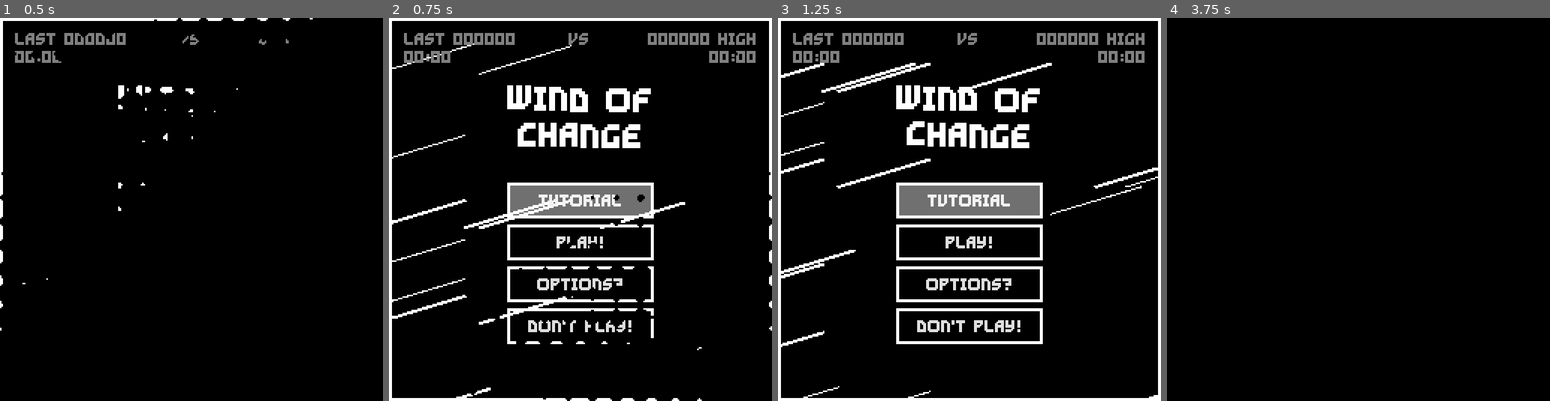
Above: before the commit, frames 1-4 (left to right).
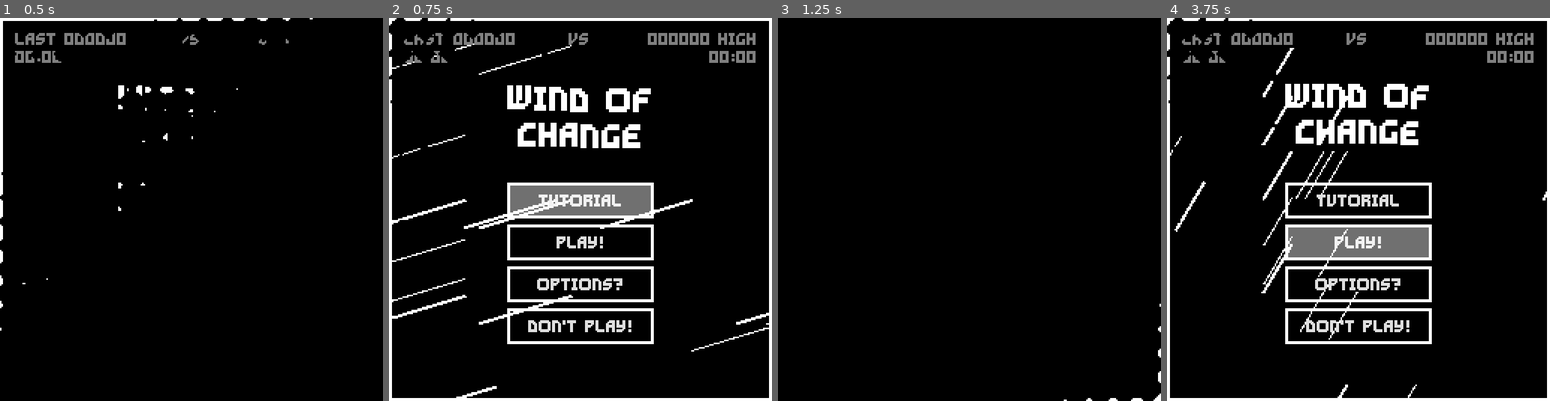
Above: after the commit, the same moments.

Repository: Ayabee527/mini-jam-155-wind
Game: Godot game, scene res://main_menu/main_menu.tscn
Same seed, same stepped clock (60 frames per second), same inputs: the game is played once before the commit and once after it.
Inputs (mouse positions are in pixels of both pictures, inside the frame that each line leads up to):
- Up to frame 1 (0.5 s): no input
- Up to frame 2 (0.75 s): click "TUTORIAL" at 0.5 s
- Up to frame 3 (1.25 s): no input
- Up to frame 4 (3.75 s): click "OPTIONS?" at 1.25 s; click (1228, 63) at 2 s, where only the run after the commit has a clickable "BACK"; click "BACK" at 2.75 s; click (1358, 243) at 3.5 s, where only the run after the commit has a clickable "PLAY!"

Frame 1 is identical in both runs. In frame 2, 1.8% of the frame differs, in the area x 0-100%, y 0-100%; in frame 3, 16%; in frame 4, 15%.

Commit message:
tutorial

Diff:
--- a/game/goal/hazards/bomb/bomb.gd
+++ b/game/goal/hazards/bomb/bomb.gd
@@ -15,6 +15,8 @@
 func _ready() -> void:
 	wind_momma = get_tree().get_first_node_in_group("wind_momma")
 	wind_momma.wind_updated.connect(update_wind)
+
+	add_constant_central_force(wind_momma.wind_direction * wind_momma.wind_speed)
 
 	angular_velocity = randf_range(-TAU, TAU)
 
--- a/game/goal/hazards/bullet/bullet.gd
+++ b/game/goal/hazards/bullet/bullet.gd
@@ -18,6 +18,8 @@
 func _ready() -> void:
 	wind_momma = get_tree().get_first_node_in_group("wind_momma")
 	wind_momma.wind_updated.connect(update_wind)
+
+	add_constant_central_force(wind_momma.wind_direction * wind_momma.wind_speed)
 
 	angular_velocity = randf_range(-TAU, TAU)
 	modulate.a = 0.5
--- a/game/goal/hazards/saw/saw.gd
+++ b/game/goal/hazards/saw/saw.gd
@@ -21,6 +21,8 @@
 	player = get_tree().get_first_node_in_group("player")
 	wind_momma = get_tree().get_first_node_in_group("wind_momma")
 	wind_momma.wind_updated.connect(update_wind)
+
+	add_constant_central_force(wind_momma.wind_direction * wind_momma.wind_speed)
 
 	angular_velocity = randf_range(-TAU, TAU)
 	modulate.a = 0.5
--- a/game/main_menu/main_menu.gd
+++ b/game/main_menu/main_menu.gd
@@ -60,7 +60,7 @@
 
 
 func _on_tutorial_pressed() -> void:
-	pass # Replace with function body.
+	SceneSwitcher.switch_to("res://main_menu/tutorial/tutorial.tscn")
 
 
 func _on_options_pressed() -> void:
--- a/game/main_menu/options/options_menu.gd
+++ b/game/main_menu/options/options_menu.gd
@@ -7,6 +7,7 @@
 	window_move_butt.button_pressed = Global.window_movement
 
 func _on_back_pressed() -> void:
+	DataLoader.save_data()
 	SceneSwitcher.switch_to("res://main_menu/main_menu.tscn")
 
 func _on_check_button_toggled(toggled_on: bool) -> void:
--- /dev/null
+++ b/game/main_menu/tutorial/tutorial.gd
@@ -0,0 +1,67 @@
+extends Node2D
+
+@export var text_label: RichTextLabel
+@export var score_label: RichTextLabel
+
+@export var player: Player
+@export var player_goal: PlayerGoal
+@export var wind_momma: WindMomma
+
+var score: int = -1
+var tutorial_index: int = 0
+
+func _process(delta: float) -> void:
+	match tutorial_index:
+		0:
+			check_moving()
+
+func check_moving() -> void:
+	if Input.get_vector("move_left", "move_right", "move_up", "move_down"):
+		progress_tutorial()
+
+func check_bump() -> void:
+	pass
+
+func progress_tutorial() -> void:
+	tutorial_index += 1
+
+	text_label.text = "[center]"
+	match tutorial_index:
+		1:
+			text_label.text += "bumping into walls makes wind blow in that direction! try it out!"
+		2:
+			player_goal.show()
+			text_label.text += "this is the goal! try hitting it!"
+		3:
+			score_label.show()
+			text_label.text += "hitting the goal increases your score!"
+		4:
+			player_goal.combo = 6
+			text_label.text += "hitting the goal will spawn hazards! you can pass through them if they're yellow but they are dangerous when they are red!"
+		5:
+			text_label.text += "the faster you or the goal is, the higher your score will get!"
+		6:
+			text_label.text += "thats all you need to know! have fun!!"
+		7:
+			SceneSwitcher.switch_to("res://main_menu/main_menu.tscn")
+
+
+func _on_player_bumped_wall(direction: Vector2) -> void:
+	wind_momma.wind_speed += direction.length()
+
+	if abs( wind_momma.wind_direction.dot(direction.normalized()) ) > -0.5:
+		wind_momma.wind_direction = direction.normalized()
+
+	if tutorial_index == 1:
+		progress_tutorial()
+
+
+func _on_player_goal_collected() -> void:
+	if tutorial_index > 1:
+		progress_tutorial()
+
+	if tutorial_index > 2:
+		score += 1
+		if tutorial_index == 6:
+			score += 2
+		score_label.text = "[center][shake rate=10 level=24]" + str(score)
--- /dev/null
+++ b/game/main_menu/tutorial/tutorial.tscn
@@ -0,0 +1,252 @@
+[gd_scene load_steps=18 format=3 uid="uid://b4a0wjfuk22rj"]
+
+[ext_resource type="Script" path="res://main_menu/tutorial/tutorial.gd" id="1_7qpvw"]
+[ext_resource type="FontFile" uid="uid://gaye3ibwfthw" path="res://assets/fonts/fibberish.ttf" id="1_hqtc7"]
+[ext_resource type="Texture2D" uid="uid://bc5kkbyknqa0o" path="res://assets/textures/bar-under.png" id="2_dgkef"]
+[ext_resource type="Texture2D" uid="uid://ckf3axdyd60bj" path="res://assets/textures/bar-fill.png" id="3_7jobm"]
+[ext_resource type="FontFile" uid="uid://dg0wgobwcnhf1" path="res://assets/fonts/GravityBold8.ttf" id="4_o7v0s"]
+[ext_resource type="PackedScene" uid="uid://bvopkx5b76dd6" path="res://player/player.tscn" id="5_jykvy"]
+[ext_resource type="AudioStream" uid="uid://bxulnxxri6way" path="res://assets/music/lil-guy-doing-big-things.ogg" id="7_h0mxc"]
+[ext_resource type="Script" path="res://main/WindMomma.gd" id="8_iyr6o"]
+[ext_resource type="PackedScene" uid="uid://j5ampglym1at" path="res://goal/player_goal.tscn" id="9_21uk6"]
+
+[sub_resource type="StyleBoxFlat" id="StyleBoxFlat_4k3o1"]
+bg_color = Color(0, 0, 0, 1)
+border_width_left = 2
+border_width_top = 2
+border_width_right = 2
+border_width_bottom = 2
+border_color = Color(1, 1, 1, 1)
+corner_detail = 1
+
+[sub_resource type="StyleBoxFlat" id="StyleBoxFlat_7c2k2"]
+content_margin_left = 8.0
+content_margin_top = 8.0
+content_margin_right = 8.0
+content_margin_bottom = 8.0
+bg_color = Color(1, 1, 1, 0)
+border_width_left = 2
+border_width_top = 2
+border_width_right = 2
+border_width_bottom = 2
+border_color = Color(1, 1, 1, 1)
+
+[sub_resource type="StyleBoxFlat" id="StyleBoxFlat_7cnbb"]
+content_margin_left = 8.0
+content_margin_top = 8.0
+content_margin_right = 8.0
+content_margin_bottom = 8.0
+bg_color = Color(1, 1, 1, 0.25098)
+border_width_left = 2
+border_width_top = 2
+border_width_right = 2
+border_width_bottom = 2
+border_color = Color(1, 1, 1, 1)
+
+[sub_resource type="StyleBoxFlat" id="StyleBoxFlat_axj6e"]
+content_margin_left = 8.0
+content_margin_top = 8.0
+content_margin_right = 8.0
+content_margin_bottom = 8.0
+bg_color = Color(1, 1, 1, 0.501961)
+border_width_left = 2
+border_width_top = 2
+border_width_right = 2
+border_width_bottom = 2
+border_color = Color(1, 1, 1, 1)
+
+[sub_resource type="WorldBoundaryShape2D" id="WorldBoundaryShape2D_cv7as"]
+normal = Vector2(1, 0)
+
+[sub_resource type="WorldBoundaryShape2D" id="WorldBoundaryShape2D_cvnov"]
+normal = Vector2(0, 1)
+
+[sub_resource type="WorldBoundaryShape2D" id="WorldBoundaryShape2D_w1ufg"]
+normal = Vector2(-1, 0)
+
+[sub_resource type="WorldBoundaryShape2D" id="WorldBoundaryShape2D_jsjcu"]
+
+[node name="Tutorial" type="Node2D" node_paths=PackedStringArray("text_label", "score_label", "player", "player_goal", "wind_momma")]
+script = ExtResource("1_7qpvw")
+text_label = NodePath("BGColor/MarginContainer/CenterContainer/VBoxContainer/TEXT")
+score_label = NodePath("BGColor/MarginContainer/CenterContainer/VBoxContainer/Score")
+player = NodePath("Player")
+player_goal = NodePath("PlayerGoal")
+wind_momma = NodePath("WindMomma")
+
+[node name="BGColor" type="PanelContainer" parent="."]
+custom_minimum_size = Vector2(256, 256)
+offset_right = 40.0
+offset_bottom = 40.0
+theme_override_styles/panel = SubResource("StyleBoxFlat_4k3o1")
+
+[node name="MarginContainer" type="MarginContainer" parent="BGColor"]
+layout_mode = 2
+theme_override_constants/margin_left = 16
+theme_override_constants/margin_top = 16
+theme_override_constants/margin_right = 16
+theme_override_constants/margin_bottom = 16
+
+[node name="Time" type="RichTextLabel" parent="BGColor/MarginContainer"]
+visible = false
+clip_contents = false
+layout_mode = 2
+size_flags_horizontal = 8
+size_flags_vertical = 0
+theme_override_colors/font_shadow_color = Color(0.501961, 0.501961, 0.501961, 1)
+theme_override_constants/shadow_offset_x = 2
+theme_override_constants/shadow_offset_y = 2
+theme_override_fonts/normal_font = ExtResource("1_hqtc7")
+theme_override_font_sizes/normal_font_size = 16
+bbcode_enabled = true
+text = "[wave]00:00"
+fit_content = true
+autowrap_mode = 0
+
+[node name="Multiplier" type="RichTextLabel" parent="BGColor/MarginContainer"]
+visible = false
+clip_contents = false
+layout_mode = 2
+size_flags_horizontal = 4
+size_flags_vertical = 0
+theme_override_colors/font_shadow_color = Color(0.501961, 0.501961, 0.501961, 1)
+theme_override_constants/shadow_offset_x = 2
+theme_override_constants/shadow_offset_y = 2
+theme_override_fonts/normal_font = ExtResource("1_hqtc7")
+theme_override_font_sizes/normal_font_size = 16
+bbcode_enabled = true
+text = "[wave]x1.5"
+fit_content = true
+autowrap_mode = 0
+
+[node name="CenterContainer" type="CenterContainer" parent="BGColor/MarginContainer"]
+layout_mode = 2
+
+[node name="VBoxContainer" type="VBoxContainer" parent="BGColor/MarginContainer/CenterContainer"]
+layout_mode = 2
+
+[node name="TEXT" type="RichTextLabel" parent="BGColor/MarginContainer/CenterContainer/VBoxContainer"]
+clip_contents = false
+custom_minimum_size = Vector2(128, 0)
+layout_mode = 2
+theme_override_colors/default_color = Color(1, 1, 1, 1)
+theme_override_colors/font_shadow_color = Color(0.501961, 0.501961, 0.501961, 1)
+theme_override_constants/shadow_offset_x = 2
+theme_override_constants/shadow_offset_y = 2
+theme_override_fonts/normal_font = ExtResource("1_hqtc7")
+theme_override_font_sizes/normal_font_size = 16
+bbcode_enabled = true
+text = "[center]WASD TO MOVE!"
+fit_content = true
+
+[node name="Score" type="RichTextLabel" parent="BGColor/MarginContainer/CenterContainer/VBoxContainer"]
+visible = false
+clip_contents = false
+layout_mode = 2
+theme_override_colors/default_color = Color(0.501961, 0.501961, 0.501961, 1)
+theme_override_colors/font_shadow_color = Color(0.25098, 0.25098, 0.25098, 1)
+theme_override_constants/shadow_offset_x = 2
+theme_override_constants/shadow_offset_y = 2
+theme_override_fonts/normal_font = ExtResource("1_hqtc7")
+theme_override_font_sizes/normal_font_size = 64
+bbcode_enabled = true
+text = "[center][shake rate=10 level=24]0"
+fit_content = true
+autowrap_mode = 0
+
+[node name="TimerBar" type="TextureProgressBar" parent="BGColor/MarginContainer"]
+visible = false
+custom_minimum_size = Vector2(0, 16)
+layout_mode = 2
+size_flags_vertical = 8
+max_value = 12.0
+step = 0.01
+value = 12.0
+nine_patch_stretch = true
+stretch_margin_left = 1
+stretch_margin_top = 1
+stretch_margin_right = 1
+stretch_margin_bottom = 1
+texture_under = ExtResource("2_dgkef")
+texture_progress = ExtResource("3_7jobm")
+
+[node name="Retry" type="Button" parent="BGColor/MarginContainer"]
+visible = false
+layout_mode = 2
+size_flags_horizontal = 0
+size_flags_vertical = 4
+theme_override_fonts/font = ExtResource("4_o7v0s")
+theme_override_font_sizes/font_size = 8
+theme_override_styles/normal = SubResource("StyleBoxFlat_7c2k2")
+theme_override_styles/hover = SubResource("StyleBoxFlat_7cnbb")
+theme_override_styles/pressed = SubResource("StyleBoxFlat_axj6e")
+theme_override_styles/focus = SubResource("StyleBoxFlat_7cnbb")
+text = "RETRY?"
+
+[node name="Back" type="Button" parent="BGColor/MarginContainer"]
+visible = false
+layout_mode = 2
+size_flags_horizontal = 8
+size_flags_vertical = 4
+theme_override_fonts/font = ExtResource("4_o7v0s")
+theme_override_font_sizes/font_size = 8
+theme_override_styles/normal = SubResource("StyleBoxFlat_7c2k2")
+theme_override_styles/hover = SubResource("StyleBoxFlat_7cnbb")
+theme_override_styles/pressed = SubResource("StyleBoxFlat_axj6e")
+theme_override_styles/focus = SubResource("StyleBoxFlat_7cnbb")
+text = "MENU?
+"
+
+[node name="WallLeft" type="StaticBody2D" parent="."]
+position = Vector2(3, 128)
+collision_mask = 16
+
+[node name="CollisionShape2D" type="CollisionShape2D" parent="WallLeft"]
+shape = SubResource("WorldBoundaryShape2D_cv7as")
+
+[node name="WallUp" type="StaticBody2D" parent="."]
+position = Vector2(128, 3)
+collision_mask = 16
+
+[node name="CollisionShape2D" type="CollisionShape2D" parent="WallUp"]
+shape = SubResource("WorldBoundaryShape2D_cvnov")
+
+[node name="WallRight" type="StaticBody2D" parent="."]
+position = Vector2(253, 128)
+collision_mask = 16
+
+[node name="CollisionShape2D" type="CollisionShape2D" parent="WallRight"]
+shape = SubResource("WorldBoundaryShape2D_w1ufg")
+
+[node name="WallDown" type="StaticBody2D" parent="."]
+position = Vector2(128, 253)
+collision_mask = 16
+
+[node name="CollisionShape2D" type="CollisionShape2D" parent="WallDown"]
+shape = SubResource("WorldBoundaryShape2D_jsjcu")
+
+[node name="Player" parent="." instance=ExtResource("5_jykvy")]
+position = Vector2(128, 160)
+
+[node name="Music" type="AudioStreamPlayer" parent="."]
+stream = ExtResource("7_h0mxc")
+autoplay = true
+bus = &"music"
+
+[node name="WindMomma" type="Node2D" parent="." node_paths=PackedStringArray("player", "player_goal") groups=["wind_momma"]]
+script = ExtResource("8_iyr6o")
+gust_count = 50
+player = NodePath("../Player")
+player_goal = NodePath("../PlayerGoal")
+
+[node name="FunnyTimer" type="Timer" parent="WindMomma"]
+wait_time = 10.0
+autostart = true
+
+[node name="PlayerGoal" parent="." instance=ExtResource("9_21uk6")]
+visible = false
+position = Vector2(-65, 41)
+
+[connection signal="bumped_wall" from="Player" to="." method="_on_player_bumped_wall"]
+[connection signal="timeout" from="WindMomma/FunnyTimer" to="WindMomma" method="_on_funny_timer_timeout"]
+[connection signal="collected" from="PlayerGoal" to="." method="_on_player_goal_collected"]
Not shown, changed: game/kanban_tasks_data.kanban
